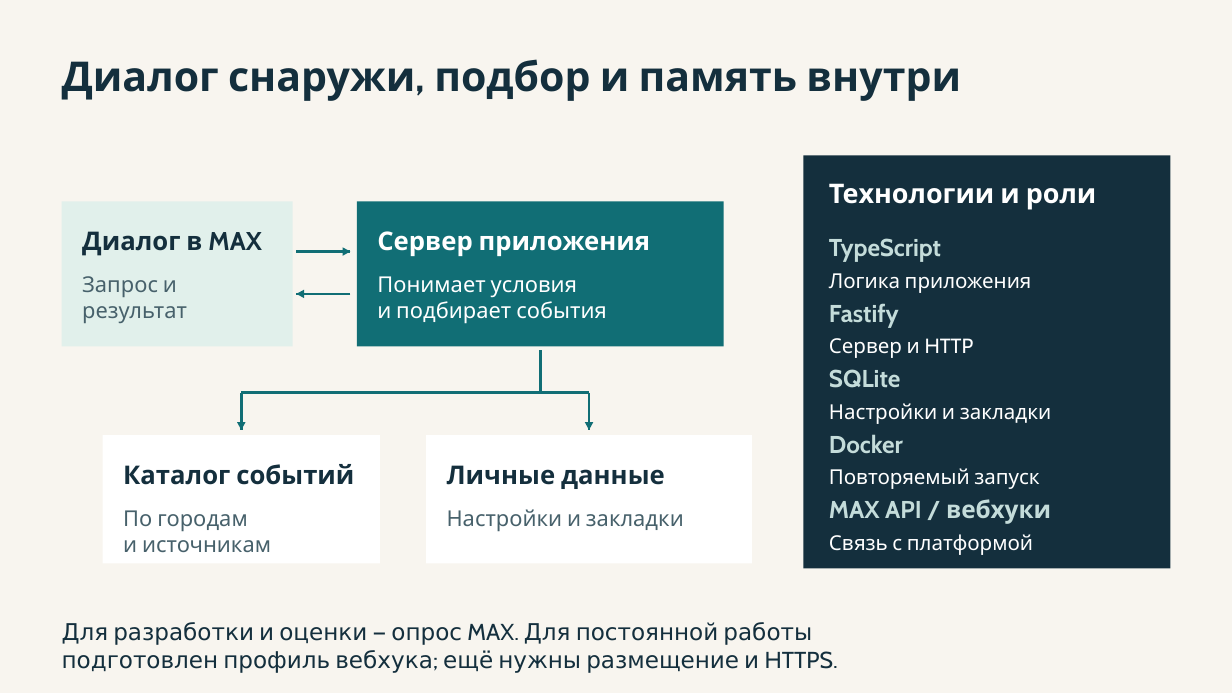
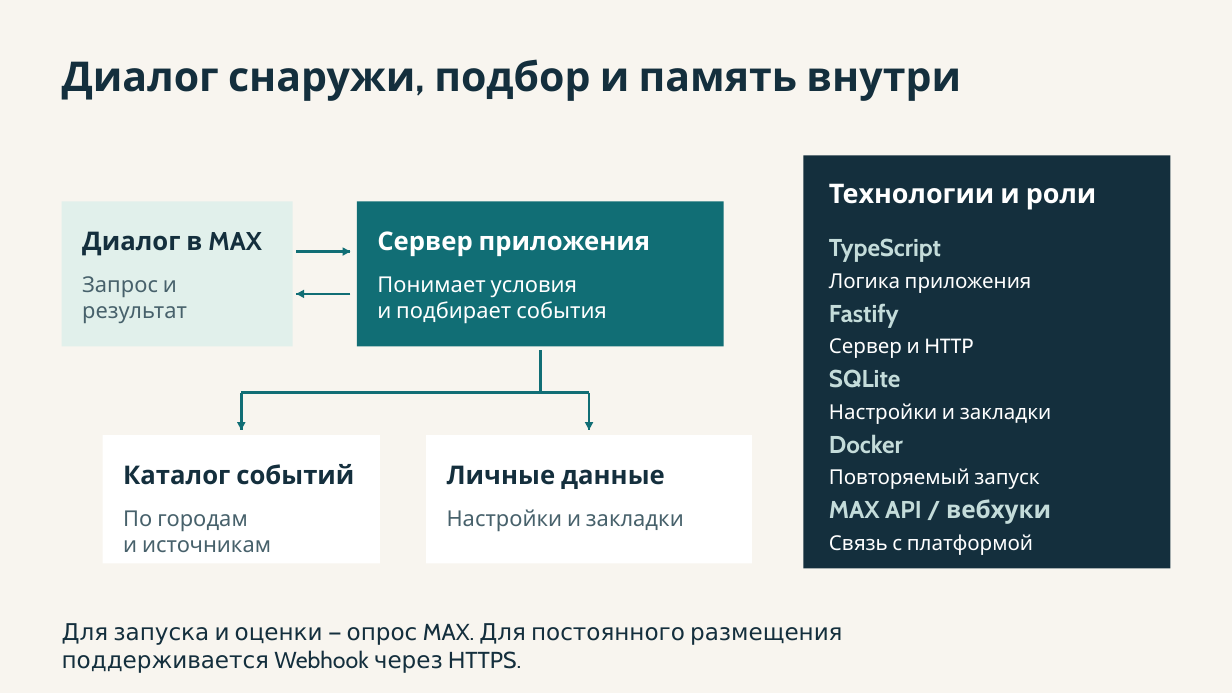
Before and after one commit to AiratBastanov/HackMaxBot2026, a slide deck: slide 8 of presentation/cultural-plan-submission-preview.pptx. Drawn at 1232x693 pixels with LibreOffice and Linux fonts; fonts in the diff are those of the drawing. Boxes give left, top, right and bottom in pixels: in the first picture for what was removed or moved away, otherwise in the second. Text is boxed around its words. In the diff, an @@ line names an element or a change of style, - is before the commit and + after.

```diff
--- a/presentation/cultural-plan-submission-preview.pptx
+++ b/presentation/cultural-plan-submission-preview.pptx
@@ text at (x1=62, y1=623, x2=842, y2=673): text changed @@
-Для разработки и оценки — опрос MAX. Для постоянной работы
-подготовлен профиль вебхука; ещё нужны размещение и HTTPS.
+Для запуска и оценки — опрос MAX. Для постоянного размещения
+поддерживается Webhook через HTTPS.
```
Also in this commit, not shown: 7 other slides changed, 34 other files.
